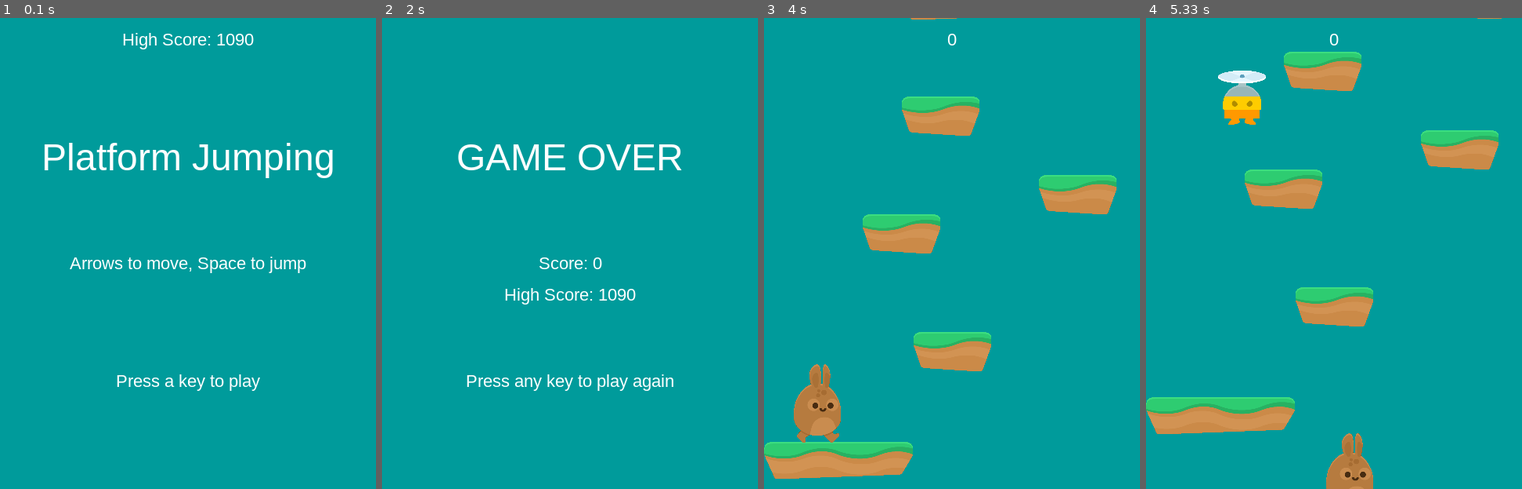
Above: before the commit, frames 1-4 (left to right).
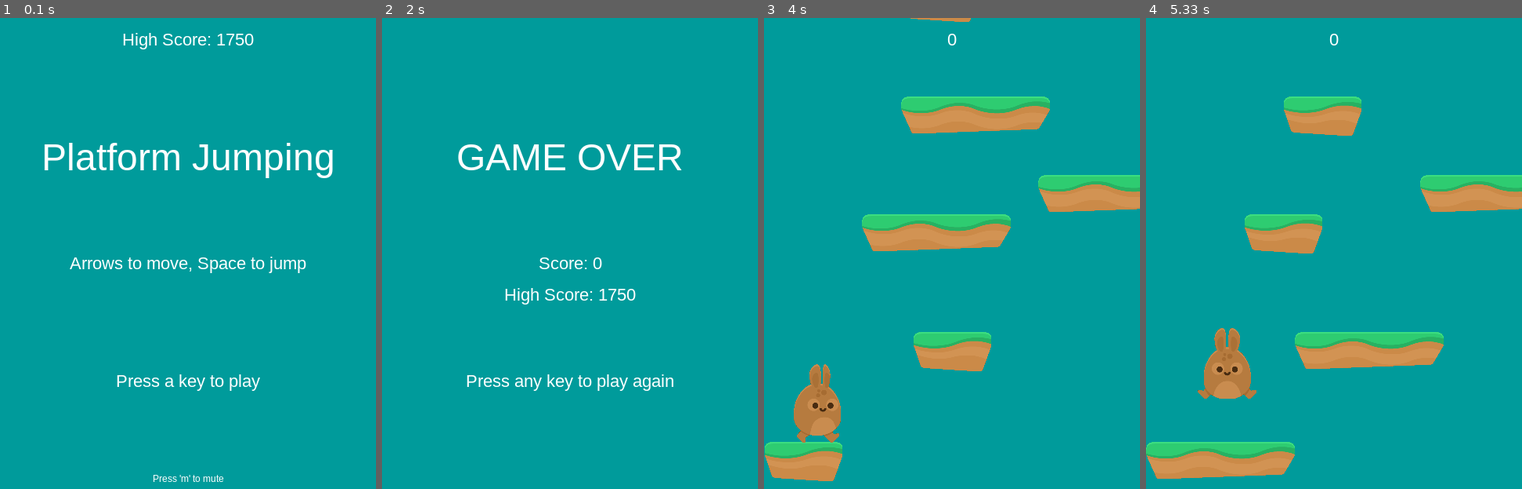
Above: after the commit, the same moments.

Repository: AnneDrottning/Pygame_PlatformJumping
Game: pygame game, started from main.py
Same seed, same stepped clock (60 frames per second), same inputs: the game is played once before the commit and once after it.
Inputs:
- Up to frame 1 (0.1 s): no input
- Up to frame 2 (2 s): tap Enter at 0.33 s; hold Space 0.67-1.13 s; hold Right 0.67-1.13 s; hold M 1.17-1.63 s; hold Right 1.17-1.63 s; tap Space at 1.23, 1.53, 1.73 s; hold Right from 1.67 s (still down)
- Up to frame 3 (4 s): tap Space at 2.03, 2.23, 2.53, 2.73, 3.03, 3.73 s; release Right at 2.13 s; hold Right 2.17-2.63 s; hold Left 2.67-3.2 s; hold Right from 3.67 s (still down)
- Up to frame 4 (5.33 s): tap Space at 4.03, 4.9, 5.2 s; release Right at 4.3 s; hold Right 4.83-5.3 s

The runs differ from the first frame. In frame 1, 0.2% of the frame differs, in the area x 40-65%, y 3-99%; in frame 2, less than 0.1%; in frame 3, 5.1%; in frame 4, 23%, in the area x 0-100%, y 0-100%.

Commit message:
Added weak platforms that fall down

Diff:
--- a/constants.py
+++ b/constants.py
@@ -32,6 +32,7 @@
 BOOST_POWER        = 60
 POW_SPAWN_PCT      =  5
 POW_LAYER          =  1
+BUBBLE_POWER       = 70
 
 # Mob properties:
 MOB_SPAWN_FREQ     = 5000 # in time
@@ -61,6 +62,19 @@
 
 # POWERUPS:
 POW_BOOST          = [820, 1805,  71,  70]
+POW_BUBBLE         = [826,  134,  71,  70]
+BUBBLE_CIRCLE      = [  0, 1662, 211, 215]
+
+# ITEMS:
+COIN_GOLD          = [698, 1931, 84, 84]
+GOLD_POINTS        = 100
+GOLD_PCT           =   1
+COIN_SILVER        = [584,  406, 84, 84]
+SILVER_POINTS      =  50
+SILVER_PCT         =   5
+COIN_BRONZE        = [707,  296, 84, 84]
+BRONZE_POINTS      =  20
+BRONZE_PCT         =  10
 
 # MOBS:
 MOB_SPIKE          = [814, 1417,  90, 155]
--- a/highscore.txt
+++ b/highscore.txt
@@ -1 +1 @@
-1090
+1750
--- a/main.py
+++ b/main.py
@@ -51,9 +51,10 @@
             self.cloud_images.append(pg.image.load(path.join(img_dir, 'cloud{}.png'.format(i))).convert())
 
         # Load some sounds:
-        self.snd_dir     = path.join(self.dir, 'snd')
-        self.jump_sound  = pg.mixer.Sound(path.join(self.snd_dir, 'Jump.wav'))
-        self.boost_sound = pg.mixer.Sound(path.join(self.snd_dir, 'Powerup9.wav'))
+        self.snd_dir      = path.join(self.dir, 'snd')
+        self.jump_sound   = pg.mixer.Sound(path.join(self.snd_dir, 'Jump.wav'))
+        self.boost_sound  = pg.mixer.Sound(path.join(self.snd_dir, 'Powerup9.wav'))
+        self.bubble_sound = pg.mixer.Sound(path.join(self.snd_dir, 'Powerup13.wav'))
 
     def new(self):
         # To start a new game
@@ -99,7 +100,11 @@
         # Check if we hit the mob:
         mob_hits = pg.sprite.spritecollide(self.player, self.mobs, False, pg.sprite.collide_mask)
         if mob_hits:
-            self.playing = False
+            if self.player.bubble:
+                self.score += 5
+            else:
+                self.playing = False
+
 
         # Check if the player hits a platform
         # Only want to see if we are falling
@@ -107,18 +112,23 @@
             hits = pg.sprite.spritecollide(self.player, self.platforms, False)
             if hits:
                 # Want to land on the lowest platform:
-                lowest = hits[0]
+                self.lowest = hits[0]
                 for hit in hits:
-                    if hit.rect.bottom > lowest.rect.bottom:
-                        lowest = hit
+                    if hit.rect.bottom > self.lowest.rect.bottom:
+                        self.lowest = hit
                 # Want to finesse how the character lands on the platforms
-                if self.player.pos.x < lowest.rect.right + 10 and \
-                   self.player.pos.x > lowest.rect.left - 10:
+                if self.player.pos.x < self.lowest.rect.right + 10 and \
+                   self.player.pos.x > self.lowest.rect.left - 10:
                    # Only want to land on the platform if our feet are above it
-                   if self.player.pos.y < lowest.rect.centery:
-                       self.player.pos.y   = lowest.rect.top
+                   if self.player.pos.y < self.lowest.rect.centery:
+                       self.player.pos.y   = self.lowest.rect.top
                        self.player.vel.y   = 0
                        self.player.jumping = False
+                       self.player.bubble  = False
+                if self.lowest.weak:
+                    self.lowest.rect.y += 5
+
+
 
         # Want to check if we need to scroll the screen
         if self.player.rect.top <= HEIGHT / 4:
@@ -146,6 +156,11 @@
                 self.player.vel.y   = -BOOST_POWER
                 self.player.jumping = False
                 self.boost_sound.play()
+            if pow.type == 'bubble':
+                self.player.vel.y   = -BUBBLE_POWER
+                self.player.jumping = False
+                self.bubble_sound.play()
+                self.player.bubble  = True
 
         # If we die:
         if self.player.rect.bottom > HEIGHT:
@@ -174,9 +189,17 @@
             if event.type == pg.KEYDOWN:
                 if event.key == pg.K_SPACE:
                     self.player.jump()
+                if event.key == pg.K_m:
+                    pg.mixer.music.set_volume(0)
+                    self.jump_sound.set_volume(0)
+                    self.boost_sound.set_volume(0)
+                    self.bubble_sound.set_volume(0)
             if event.type == pg.KEYUP:
                 if event.key == pg.K_SPACE:
                     self.player.jump_cut()
+            #if self.lowest.weak:
+            #    if event.type == KILL_THE_PLATFORM:
+            #        self.lowest.kill()
 
     def draw(self):
         # Drawing the game loop to the screen
@@ -199,6 +222,7 @@
                         HEIGHT * 3 / 4)
         self.draw_text("High Score: " + str(self.highscore), 22, WHITE,
                         WIDTH / 2, 15)
+        self.draw_text("Press 'm' to mute", 12, WHITE, WIDTH / 2, HEIGHT-20)
         pg.display.flip()
         self.wait_for_key()
         pg.mixer.music.fadeout(500)
--- a/sprites.py
+++ b/sprites.py
@@ -36,6 +36,7 @@
         # Variables for the different images:
         self.walking       = False
         self.jumping       = False
+        self.bubble        = False
         self.current_frame = 0 # For animation frames, e.g. walking
         self.last_update   = 0 # What time we made the last change
         # Group all the images in a new method:
@@ -70,12 +71,16 @@
         self.jump_frame      = self.game.spritesheet.get_image(*BUNNY_JUMP)
         self.jump_frame.set_colorkey(BLACK)
 
+        # The bubble:
+        self.bubble_frame    = self.game.spritesheet.get_image(*BUBBLE_CIRCLE)
+        self.bubble_frame.set_colorkey(BLACK)
+
     def jump(self):
         # Only want to jump if we are standing on a platform
-        self.rect.x += 2
+        self.rect.x += 5
         hits = pg.sprite.spritecollide(self, self.game.platforms, False)
-        self.rect.x -= 2
-        if hits and not self.jumping:
+        self.rect.x -= 5
+        if hits and not self.jumping or self.game.lowest.weak:
             self.game.jump_sound.play()
             self.jumping = True
             self.vel.y   = -JUMP_HEIGHT
@@ -121,6 +126,13 @@
             self.walking = True
         else:
             self.walking = False
+
+        # Want to check if you are falling and then have the jump animation
+        if self.vel.y > 0:
+            bottom_jump      = self.rect.bottom
+            self.image       = self.jump_frame
+            self.rect        = self.image.get_rect()
+            self.rect.bottom = bottom_jump
 
         # Need to know if we want to show the standing animation
         if not self.jumping and not self.walking:
@@ -144,6 +156,12 @@
                 self.rect          = self.image.get_rect()
                 self.rect.bottom   = bottom
 
+        # Show the bubble if we have the bubble protection
+        if self.bubble:
+            bubble_bottom     = self.rect.bottom
+            self.image        = self.bubble_frame
+            self.rect.bottom  = bubble_bottom
+
         # Set our mask:
         self.mask = pg.mask.from_surface(self.image)
 
@@ -157,7 +175,14 @@
         self.game   = game
         images      = [self.game.spritesheet.get_image(*PLAT_LARGE),
                         self.game.spritesheet.get_image(*PLAT_SMALL)]
-        self.image  = choice(images)
+        images_br   = [self.game.spritesheet.get_image(*PLAT_LARGE_DAMAGED),
+                        self.game.spritesheet.get_image(*PLAT_SMALL_DAMAGED)]
+        if randrange(100) < 3:
+            self.image = choice(images_br)
+            self.weak  = True
+        else:
+            self.image  = choice(images)
+            self.weak   = False
         self.image.set_colorkey(BLACK)
         self.rect   = self.image.get_rect()
         self.rect.x = x
@@ -174,8 +199,11 @@
         pg.sprite.Sprite.__init__(self, self.groups)
         self.game   = game
         self.plat   = plat
-        self.type   = choice(['boost'])
-        self.image  = self.game.spritesheet.get_image(*POW_BOOST)
+        self.type   = choice(['boost', 'bubble'])
+        if self.type == 'boost':
+            self.image  = self.game.spritesheet.get_image(*POW_BOOST)
+        else:
+            self.image  = self.game.spritesheet.get_image(*POW_BUBBLE)
         self.image.set_colorkey(BLACK)
         self.rect         = self.image.get_rect()
         self.rect.centerx = self.plat.rect.centerx
@@ -230,7 +258,6 @@
         if self.rect.left > WIDTH+100 or self.rect.right < -100:
             self.kill()
 
-
 class Cloud(pg.sprite.Sprite):
     def __init__(self, game):
         self._layer = CLOUD_LAY
Not shown, added: snd/Powerup13.wav
